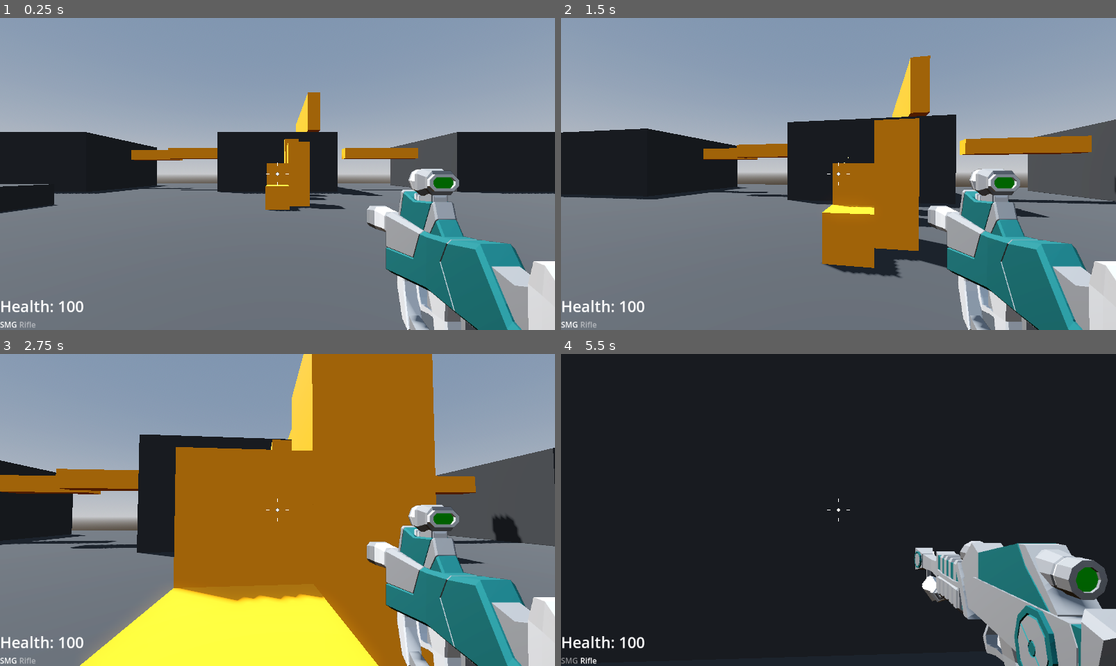
Above: before the commit, frames 1-4 (two rows, left to right).
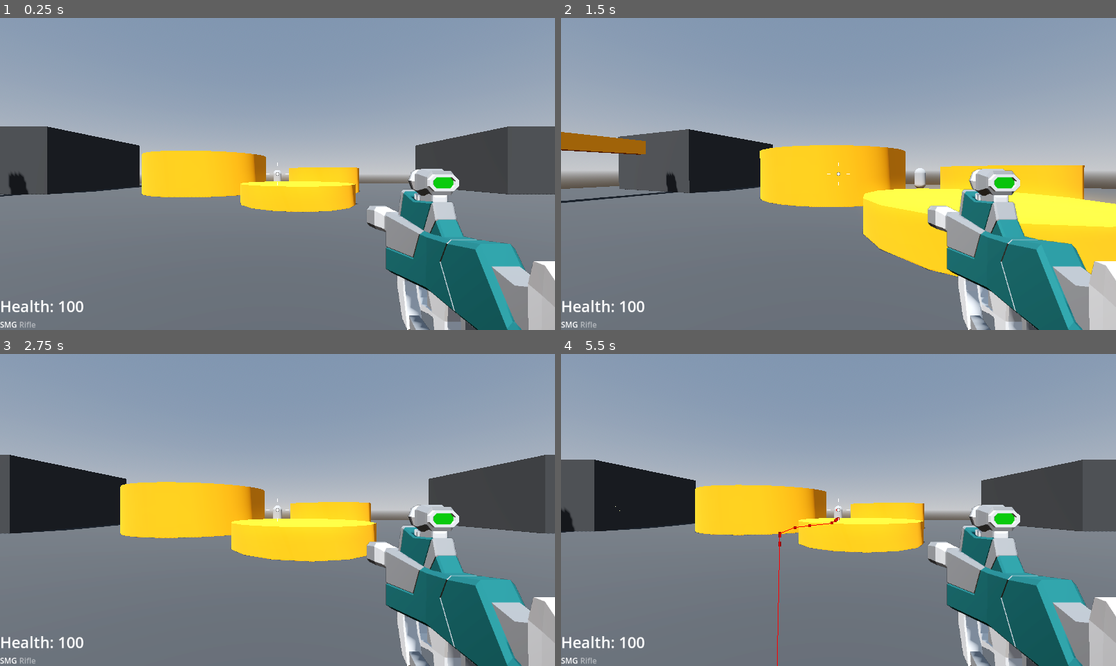
Above: after the commit, the same moments.

Repository: SugarF0x/robage-3d
Game: Godot game, scene res://Levels/sandbox.tscn
The game is run twice, just before and just after one commit, with the same random seed, the same clock (stepped at 60 frames per second) and the same inputs.
Inputs (mouse positions are in pixels of both pictures, inside the frame that each line leads up to):
- Up to frame 1 (0.25 s): no input
- Up to frame 2 (1.5 s): tap Enter (ui_text_submit) at 0.5, 0.6 s; move the mouse to (866, 174) at 0.52 s; hold W (move_forward) from 0.53 s (still down); tap Space (jump) at 0.77 s; move the mouse to (810, 174) at 1.27 s; click (810, 174) at 1.35 s
- Up to frame 3 (2.75 s): keep holding W (move_forward); tap Space (jump) at 1.52 s; tap Enter (ui_text_submit) at 1.55, 2.3 s; move the mouse to (288, 503) at 2.02 s; tap Mouse wheel down (scroll_down) at 2.1 s
- Up to frame 4 (5.5 s): keep holding W (move_forward); move the mouse to (832, 516) at 2.77 s; tap Mouse wheel up (scroll_up) at 2.85 s; tap Space (jump) at 3.02, 3.77, 4.52 s; tap Enter (ui_text_submit) at 3.05, 3.6, 4.35, 5.3 s; move the mouse to (877, 513) at 3.52 s; move the mouse to (794, 506) at 4.27 s; move the mouse to (844, 510) at 5.02 s; press the mouse at (844, 510) at 5.03 s

The runs differ from the first frame. In frame 1, 18% of the frame differs, in the area x 0-100%, y 23-100%; in frame 2, 30%; in frame 3, 51%; in frame 4, 95%, in the area x 0-100%, y 0-100%.

Commit message:
add game restart on enter press

Diff:
--- a/Levels/sandbox.tscn
+++ b/Levels/sandbox.tscn
@@ -32,7 +32,7 @@
 shadow_enabled = true
 
 [node name="Player" parent="." instance=ExtResource("1_n1wis")]
-transform = Transform3D(1.31134e-07, 0, -1, 0, 1, 0, 1, 0, 1.31134e-07, 0, 1, 0)
+transform = Transform3D(-1, 0, -8.74228e-08, 0, 1, 0, 8.74228e-08, 0, -1, 0, 1, 0)
 
 [node name="Enemy" parent="." instance=ExtResource("2_sttig")]
 transform = Transform3D(1, 0, 0, 0, 1, 0, 0, 0, 1, 0, 1, 25)
--- a/Player/player.gd
+++ b/Player/player.gd
@@ -69,6 +69,7 @@
 	if event is InputEventMouseMotion: mouse_motion = -event.relative * MOUSE_SENSITIVITY
 	if Input.is_action_just_pressed("scroll_up"): weapon_index += 1
 	if Input.is_action_just_pressed("scroll_down"): weapon_index -= 1
+	if Input.is_action_just_pressed("ui_text_submit"): get_tree().reload_current_scene()
 #endregion
 
 #region Own logic
@@ -101,6 +102,8 @@
 
 func update_health_label(): player_health_label.text = "Health: " + str(health)
 
+# TODO: move this to a dedicated WeaponSlign script? question mark?
+
 func toggle_weapon_selection_state() -> void:
 	var weapon_node = weapon_sling.get_children()[weapon_index] as Node3D
 	if not weapon_node: return
@@ -118,8 +121,8 @@
 		var weapon = weapons[index]
 		var label = Label.new()
 		weapon_sling_label_container.add_child(label)
+
 		label.name = weapon.name + "SlingLabel"
 		label.text = weapon.name
-
 		if weapon_index != index: label.modulate.a = .5
 #endregion
